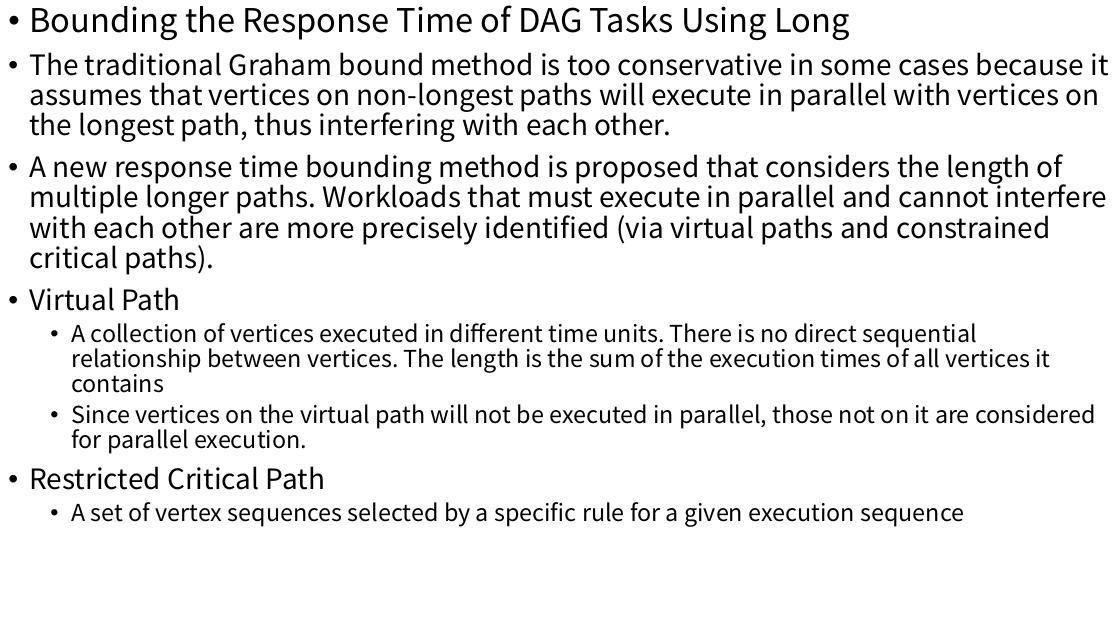
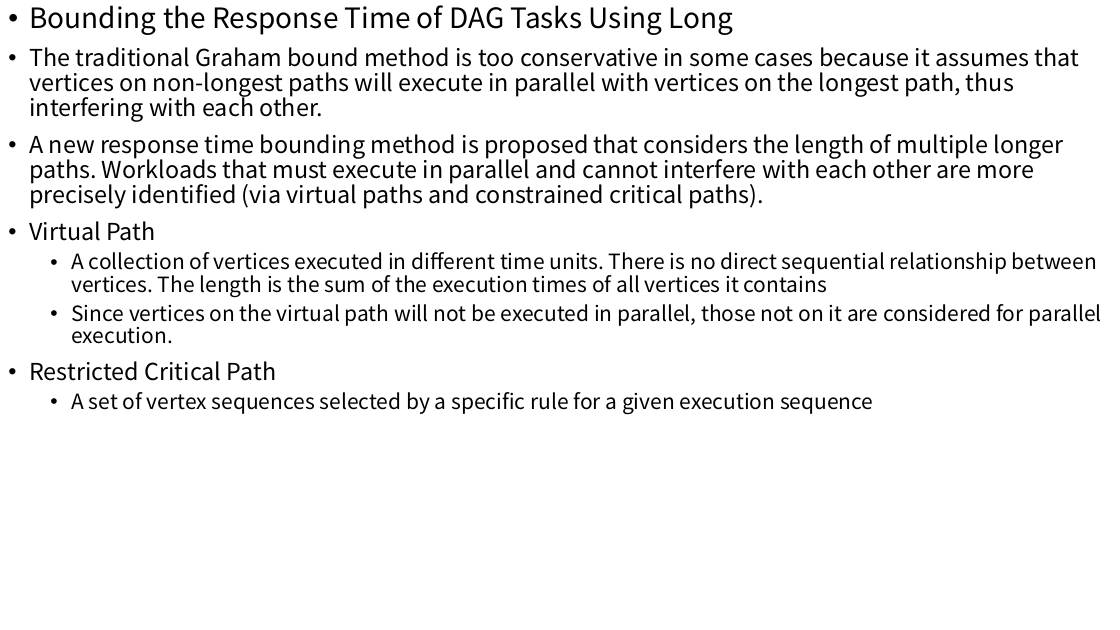
Before and after one commit to wsm6636/note, a slide deck: slide 5 of 06-ppt/discussion/0514.pptx. Drawn at 1120x630 pixels with LibreOffice and Linux fonts; fonts in the diff are those of the drawing. Boxes give left, top, right and bottom in pixels: in the first picture for what was removed or moved away, otherwise in the second. Text is boxed around its words. In the diff, an @@ line names an element or a change of style, - is before the commit and + after.

```diff
--- a/06-ppt/discussion/0514.pptx
+++ b/06-ppt/discussion/0514.pptx
@@ text "Bounding the Response Time of ..." at (x1=29, y1=5, x2=1102, y2=414): size 28 to 24 pt in "Bounding the Response Time of DAG Tasks ..."; size 24 to 20 pt in "The traditional Graham bound method is too ...", "A new response time bounding method is ...", "Virtual Path", "Restricted Critical Path"; size 20 to 18 pt in "A collection of vertices executed in different ...", "Since vertices on the virtual path will ...", "A set of vertex sequences selected by ..." @@
```
Also in this commit, not shown: 5 other slides changed, 3 other files.
